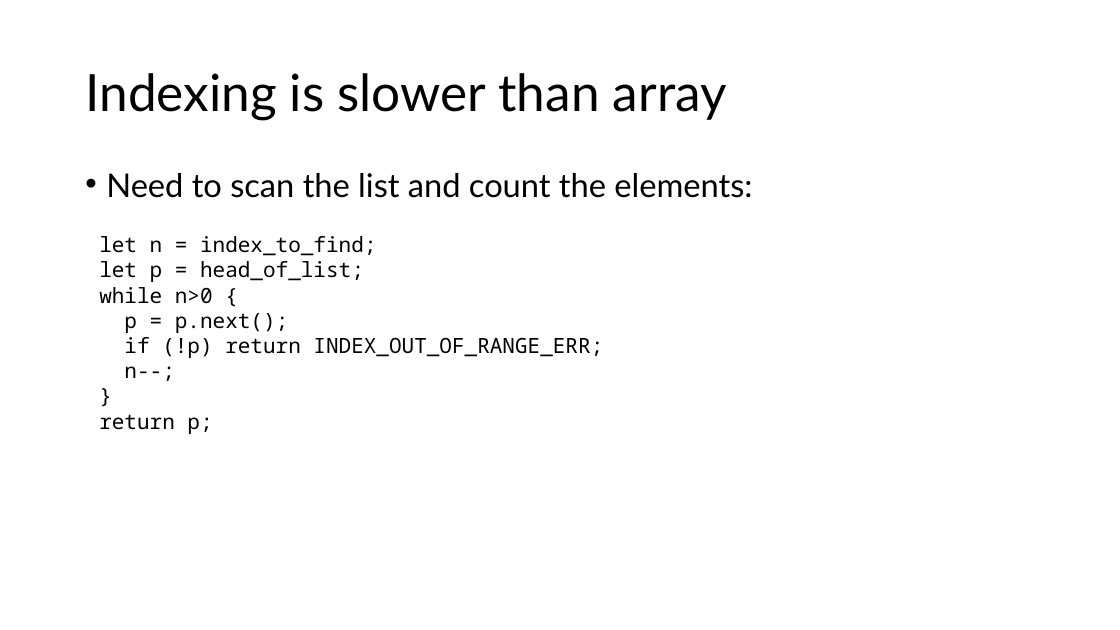
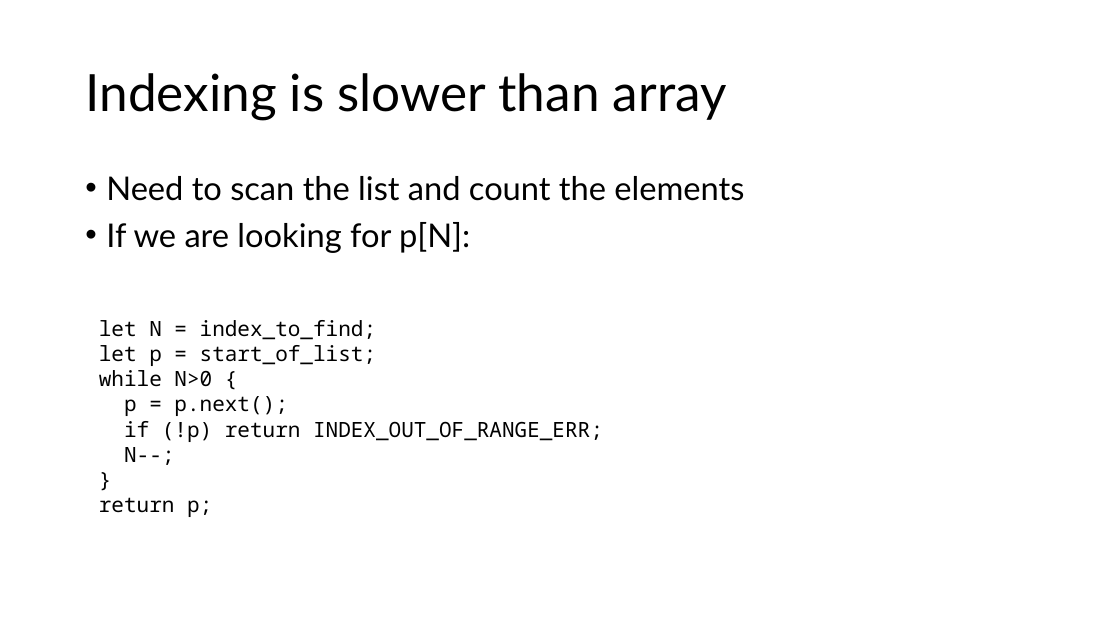
Before and after one commit to wai-t/CompSci, a slide deck: slide 11 of ComputerScience/Data_structures/Data Structures.pptx. Drawn at 1120x630 pixels with LibreOffice and Linux fonts; fonts in the diff are those of the drawing. Boxes give left, top, right and bottom in pixels: in the first picture for what was removed or moved away, otherwise in the second. Text is boxed around its words. In the diff, an @@ line names an element or a change of style, - is before the commit and + after.

```diff
--- a/ComputerScience/Data_structures/Data Structures.pptx
+++ b/ComputerScience/Data_structures/Data Structures.pptx
@@ text at (106, 176, 744, 253): text changed @@
-• Need to scan the list and count the elements:
+• Need to scan the list and count the elements
+• If we are looking for p[N]:
@@ text "let N = index_to_find;": place and size @@
-text "let N = index_to_find;" at (99, 236, 603, 434)
+text "let N = index_to_find;" at (99, 320, 603, 517)
@@ text at (99, 320, 376, 387): text changed @@
-let n = index_to_find;
-let p = head_of_list;
-while n>0 {
+let N = index_to_find;
+let p = start_of_list;
+while N>0 {
@@ text at (124, 447, 174, 465): text changed @@
-n--;
+N--;
```
Also in this commit, not shown: 12 other slides changed.
